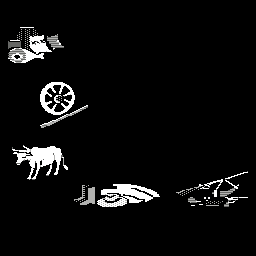
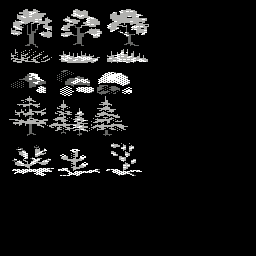
Before/after of a 256 × 256 layered artwork. What changed in the layer stack:
added layer "Pasted Layer #26" above "col" over (x1=8, y1=9, x2=149, y2=176)
hid "Pasted Layer #25" over (x1=8, y1=9, x2=248, y2=207)
